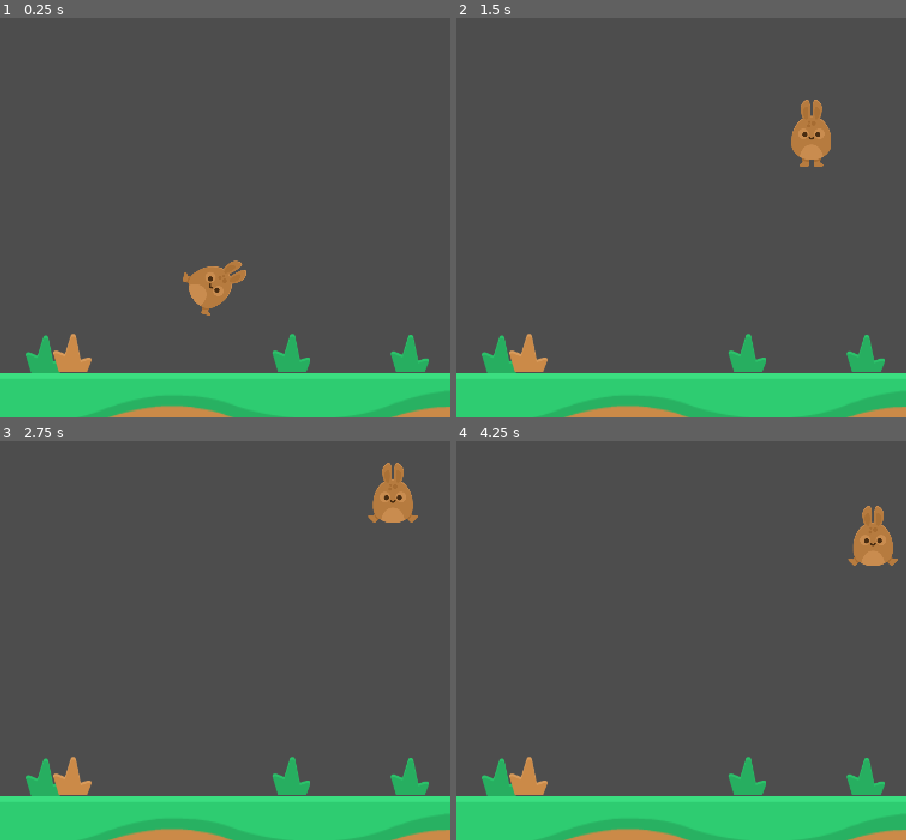
Above: before the commit, frames 1-4 (two rows, left to right).
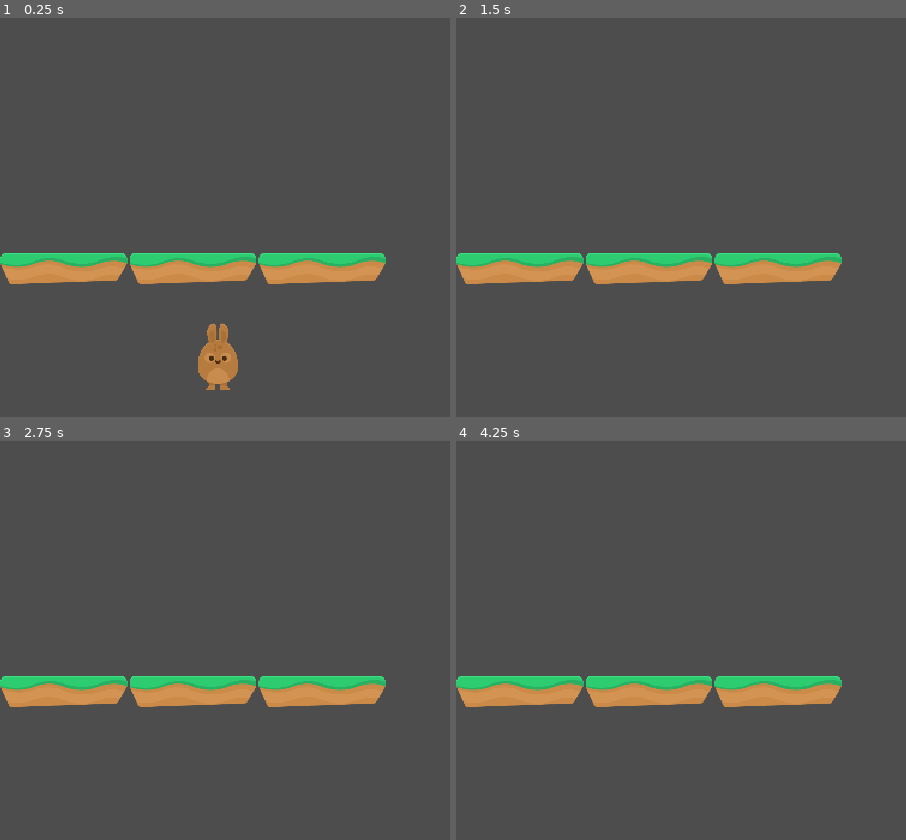
Above: after the commit, the same moments.

Repository: StefanLock/happy-hopper-quest
Game: Godot game, scene res://scenes/game.tscn
Same seed, same stepped clock (60 frames per second), same inputs: the game is played once before the commit and once after it.
Inputs:
- Up to frame 1 (0.25 s): no input
- Up to frame 2 (1.5 s): hold Right (move_right) 0.53-1.28 s; hold Left (move_left) from 1.28 s (still down)
- Up to frame 3 (2.75 s): release Left (move_left) at 2.03 s; hold Right (move_right) from 2.03 s (still down)
- Up to frame 4 (4.25 s): release Right (move_right) at 3.53 s; hold Left (move_left) from 3.53 s (still down)

The runs differ from the first frame. In frame 1, 20% of the frame differs, in the area x 0-100%, y 58-100%; in frame 2, 20%; in frame 3, 20%; in frame 4, 20%.

Commit message:
floor generation

Diff:
--- a/scenes/game.tscn
+++ b/scenes/game.tscn
@@ -1,8 +1,7 @@
-[gd_scene load_steps=4 format=3 uid="uid://cikyu1m7q3dwx"]
+[gd_scene load_steps=3 format=3 uid="uid://cikyu1m7q3dwx"]
 
 [ext_resource type="Script" uid="uid://i8cxoe3bqa8k" path="res://scripts/game.gd" id="1_uwrxv"]
 [ext_resource type="PackedScene" uid="uid://cvdij33em0wrk" path="res://scenes/player.tscn" id="2_yqjtg"]
-[ext_resource type="PackedScene" uid="uid://c54caxdmf2r56" path="res://scenes/ground.tscn" id="3_lnu2h"]
 
 [node name="Game" type="Node2D"]
 script = ExtResource("1_uwrxv")
@@ -11,6 +10,3 @@
 position = Vector2(261, 897)
 
 [node name="PlatformParent" type="Node2D" parent="."]
-
-[node name="Ground" parent="." instance=ExtResource("3_lnu2h")]
-position = Vector2(1, 905)
--- a/scenes/ground.tscn
+++ /dev/null
@@ -1,49 +0,0 @@
-[gd_scene load_steps=6 format=3 uid="uid://c54caxdmf2r56"]
-
-[ext_resource type="Script" uid="uid://dw0ltcnj7p6rd" path="res://scripts/platform.gd" id="1_mi8v4"]
-[ext_resource type="Texture2D" uid="uid://ccpunxy7r18ow" path="res://assets/PNG/Environment/ground_grass.png" id="2_lmksl"]
-[ext_resource type="Texture2D" uid="uid://cif37nb22d84i" path="res://assets/PNG/Environment/grass1.png" id="3_lmksl"]
-[ext_resource type="Texture2D" uid="uid://dyijktedu6xw8" path="res://assets/PNG/Environment/grass_brown1.png" id="4_w5yvf"]
-
-[sub_resource type="RectangleShape2D" id="RectangleShape2D_ba0x2"]
-size = Vector2(1355, 40)
-
-[node name="Ground" type="Area2D"]
-scale = Vector2(0.4, 0.4)
-collision_layer = 2
-script = ExtResource("1_mi8v4")
-
-[node name="Sprite2D" type="Sprite2D" parent="."]
-z_index = 100
-position = Vector2(-130, 5)
-scale = Vector2(4.38226, 4.18675)
-texture = ExtResource("2_lmksl")
-centered = false
-
-[node name="CollisionShape2D" type="CollisionShape2D" parent="."]
-position = Vector2(677.5, 20)
-scale = Vector2(1, 1)
-shape = SubResource("RectangleShape2D_ba0x2")
-
-[node name="Grass1" type="Sprite2D" parent="."]
-position = Vector2(1225, -55)
-scale = Vector2(2, 2)
-texture = ExtResource("3_lmksl")
-
-[node name="Grass2" type="Sprite2D" parent="."]
-z_index = 2
-position = Vector2(870, -57.5)
-scale = Vector2(2, 2)
-texture = ExtResource("3_lmksl")
-
-[node name="Grass3" type="Sprite2D" parent="."]
-position = Vector2(130, -52.5)
-scale = Vector2(2, 2)
-texture = ExtResource("3_lmksl")
-
-[node name="GrassBrown1" type="Sprite2D" parent="."]
-position = Vector2(212.5, -57.5)
-scale = Vector2(2, 2)
-texture = ExtResource("4_w5yvf")
-
-[connection signal="body_entered" from="." to="." method="_on_body_entered"]
--- a/scenes/platform.tscn
+++ b/scenes/platform.tscn
@@ -12,7 +12,6 @@
 script = ExtResource("1_nlgqw")
 
 [node name="Sprite2D" type="Sprite2D" parent="."]
-z_index = 100
 texture = ExtResource("1_ba0x2")
 centered = false
 
--- a/scripts/game.gd
+++ b/scripts/game.gd
@@ -12,6 +12,16 @@
 	camera.setup_camera($Player)
 	add_child(camera)
 
+	# Generate ground
+	var viewport_size = get_viewport().size
+	var platform_width = 155
+	var platform_height = 37.5
+	var ground_platform_count = (viewport_size.x / platform_width) + 1
+
+	for i in range(ground_platform_count):
+		var ground_location = Vector2(i * platform_width, viewport_size.y - platform_height)
+		create_platform(ground_location)
+
 # Called every frame. 'delta' is the elapsed time since the previous frame.
 func _process(delta: float) -> void:
 	if Input.is_action_just_pressed("quit"):
